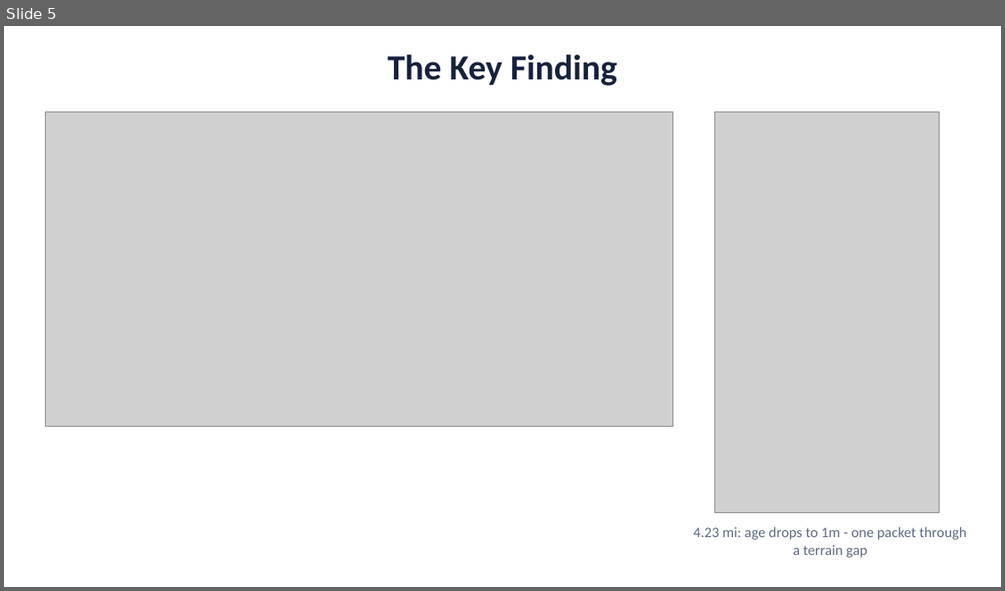
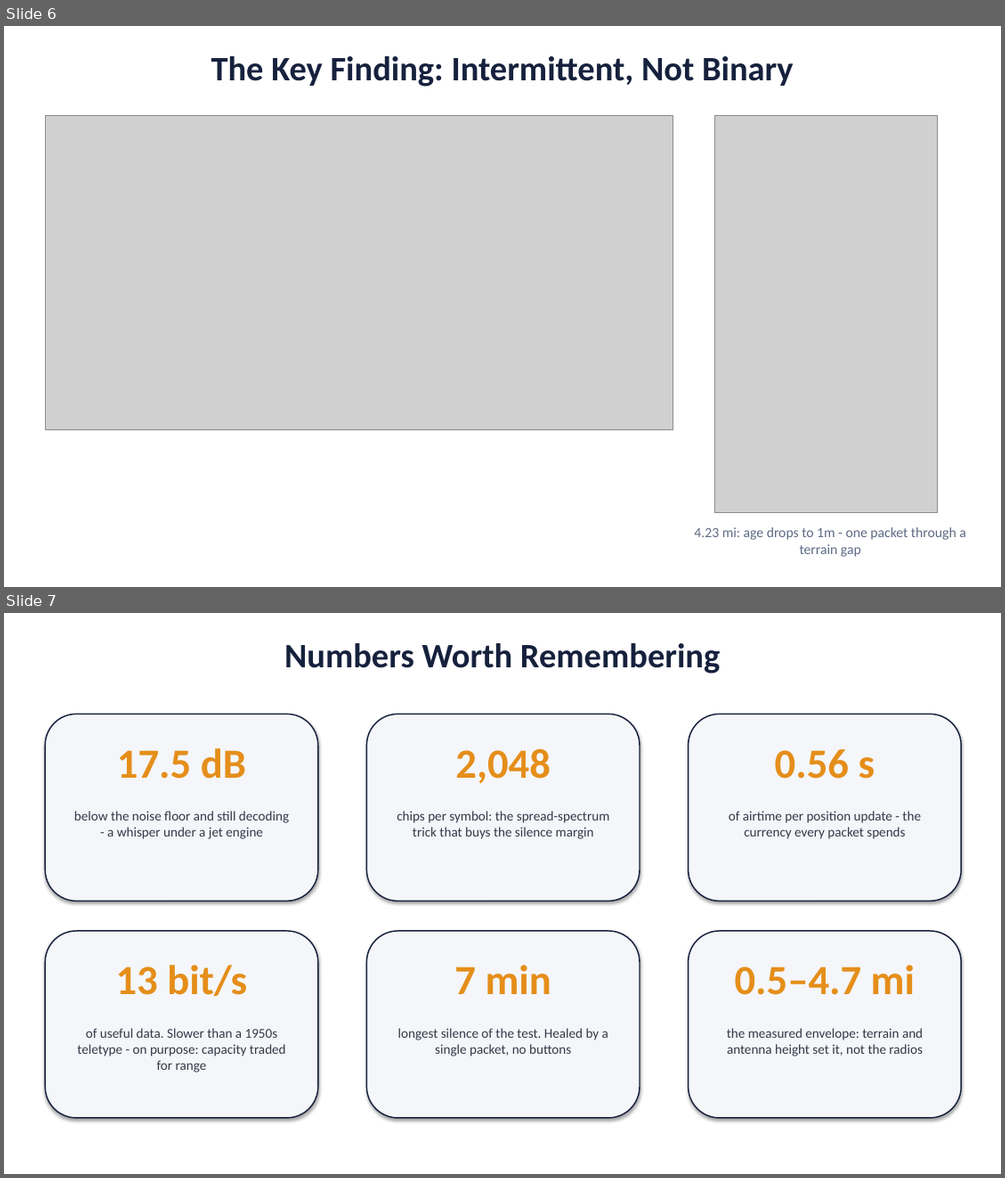
Before and after one commit to deosgracius/offgrid-vehicle-tracker, a slide deck: docs/presentations/Canyon_Demo_Presentation.pptx. Shown one above the other, each under a label of ours: slide 5 before the commit, slides 6 and 7 after it. The pictures are 1005x591 and 1005x1178 pixels, drawn with LibreOffice and Linux fonts; fonts in the diff are those of the drawing; grey boxes stand for pictures. Boxes give left, top, right and bottom in pixels: in the first picture for what was removed or moved away, otherwise in the second. Text is boxed around its words. In the diff, an @@ line names an element or a change of style, - is before the commit and + after.

```diff
--- a/docs/presentations/Canyon_Demo_Presentation.pptx
+++ b/docs/presentations/Canyon_Demo_Presentation.pptx
@@ slide 7 added at [4,613,1001,1174], background #FFFFFF @@
@@ text added at [284,643,720,674], 33 pt, text #16213D, bold @@
+Numbers Worth Remembering
@@ rounded rectangle added at [45,714,318,900], fill #F4F6FA, outline #16213D 1.25 pt @@
@@ rounded rectangle added at [367,714,639,900], fill #F4F6FA, outline #16213D 1.25 pt @@
@@ rounded rectangle added at [688,714,961,900], fill #F4F6FA, outline #16213D 1.25 pt @@
@@ text added at [117,748,246,779], 40 pt, text #E58E1A, bold @@
+17.5 dB
@@ text added at [455,748,550,783], 40 pt, text #E58E1A, bold @@
+2,048
@@ text added at [775,749,875,779], 40 pt, text #E58E1A, bold @@
+0.56 s
@@ text added at [74,811,289,839], 13 pt, text #333A48 @@
+below the noise floor and still decoding - a whisper under a jet engine
@@ text added at [396,811,609,839], 13 pt, text #333A48 @@
+chips per symbol: the spread-spectrum trick that buys the silence margin
@@ text added at [728,811,921,839], 13 pt, text #333A48 @@
+of airtime per position update - the currency every packet spends
@@ rounded rectangle added at [45,931,318,1118], fill #F4F6FA, outline #16213D 1.25 pt @@
@@ rounded rectangle added at [367,931,639,1118], fill #F4F6FA, outline #16213D 1.25 pt @@
@@ rounded rectangle added at [688,931,961,1118], fill #F4F6FA, outline #16213D 1.25 pt @@
@@ text added at [116,965,247,996], 40 pt, text #E58E1A, bold @@
+13 bit/s
@@ text added at [454,965,551,994], 40 pt, text #E58E1A, bold @@
+7 min
@@ text added at [735,965,914,995], 40 pt, text #E58E1A, bold @@
+0.5–4.7 mi
@@ text added at [77,1028,286,1072], 13 pt, text #333A48 @@
+of useful data. Slower than a 1950s teletype - on purpose: capacity traded for range
@@ text added at [398,1028,608,1056], 13 pt, text #333A48 @@
+longest silence of the test. Healed by a single packet, no buttons
@@ text added at [727,1028,922,1056], 13 pt, text #333A48 @@
+the measured envelope: terrain and antenna height set it, not the radios
@@ what was slide 5 is now slide 6 @@
@@ slide 6 changed as well @@
@@ text at [211,56,793,87]: text changed; size 34 to 33 pt @@
-The Key Finding
+The Key Finding: Intermittent, Not Binary
@@ picture: place and size @@
-picture at [45,112,673,426]
+picture at [45,116,673,430]
@@ picture: place and size @@
-picture at [714,112,939,512]
+picture at [714,116,938,512]
@@ text "4.23 mi: age drops to ..." at [694,527,966,556]: size 14 to 13.5 pt @@
```
Also in this commit, not shown: 7 other slides changed, 3 other slides added, 1 slide removed, 7 other files.
